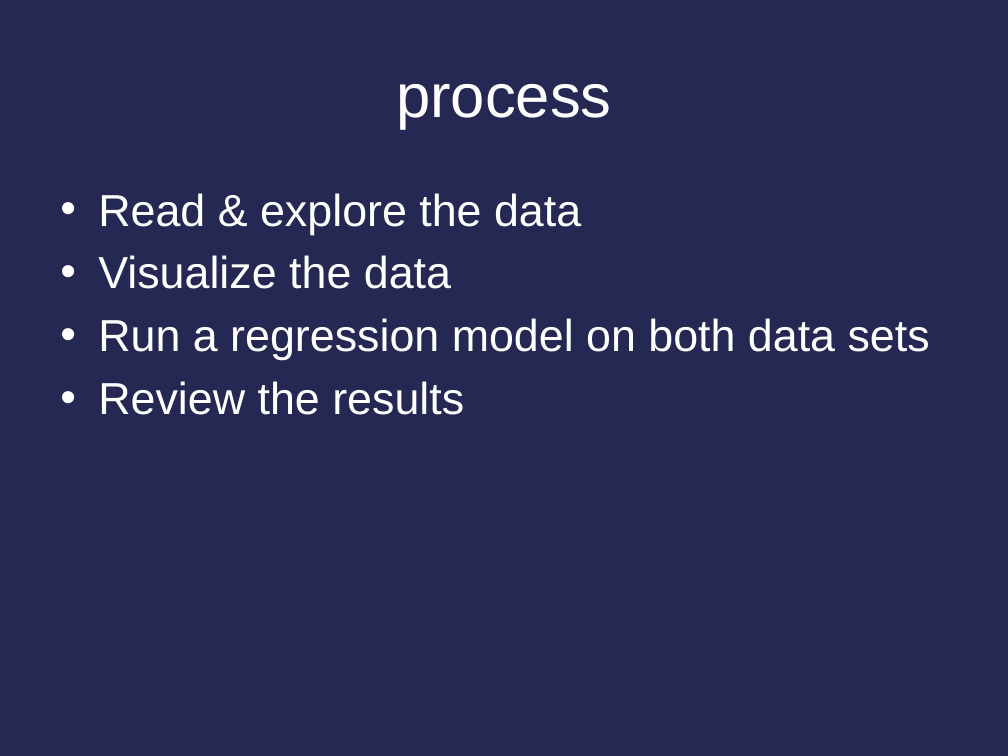
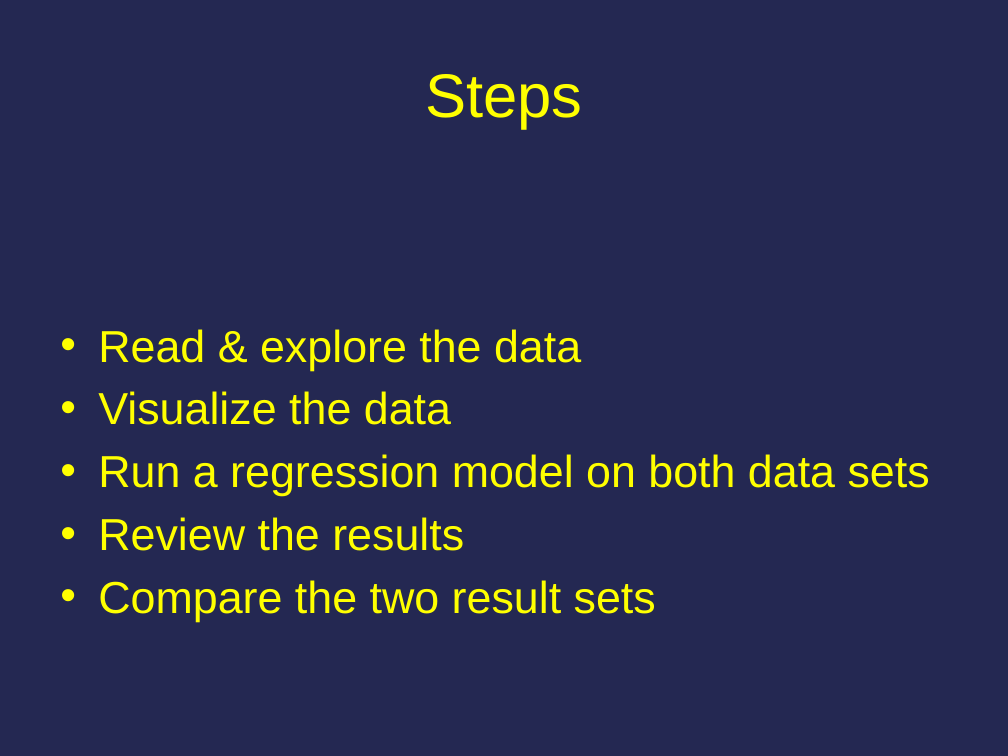
Before and after one commit to cfrandall2/CarolynProject, a slide deck: slide 5 of Carolyn_Randall_DSProject.pptx. Drawn at 1008x756 pixels with LibreOffice and Linux fonts; fonts in the diff are those of the drawing. Boxes give left, top, right and bottom in pixels: in the first picture for what was removed or moved away, otherwise in the second. Text is boxed around its words. In the diff, an @@ line names an element or a change of style, - is before the commit and + after.

```diff
--- a/Carolyn_Randall_DSProject.pptx
+++ b/Carolyn_Randall_DSProject.pptx
@@ title at box(425, 74, 582, 129): text changed; text colour #FFFFFF to #FFFF00 @@
-process
+Steps
@@ text "Read & explore the data": place and size @@
-text "Read & explore the data" at box(98, 193, 930, 415)
+text "Read & explore the data" at box(98, 329, 930, 622)
@@ text at box(98, 329, 930, 551): text colour #FFFFFF to #FFFF00 in "Read & explore the data", "Visualize the data", "Run a regression model on both data ...", "Review the results" @@
@@ text at box(98, 580, 656, 622): paragraph added @@
+• Compare the two result sets
```
Also in this commit, not shown: 38 other slides changed, 2 slides added, 1 slide removed.
